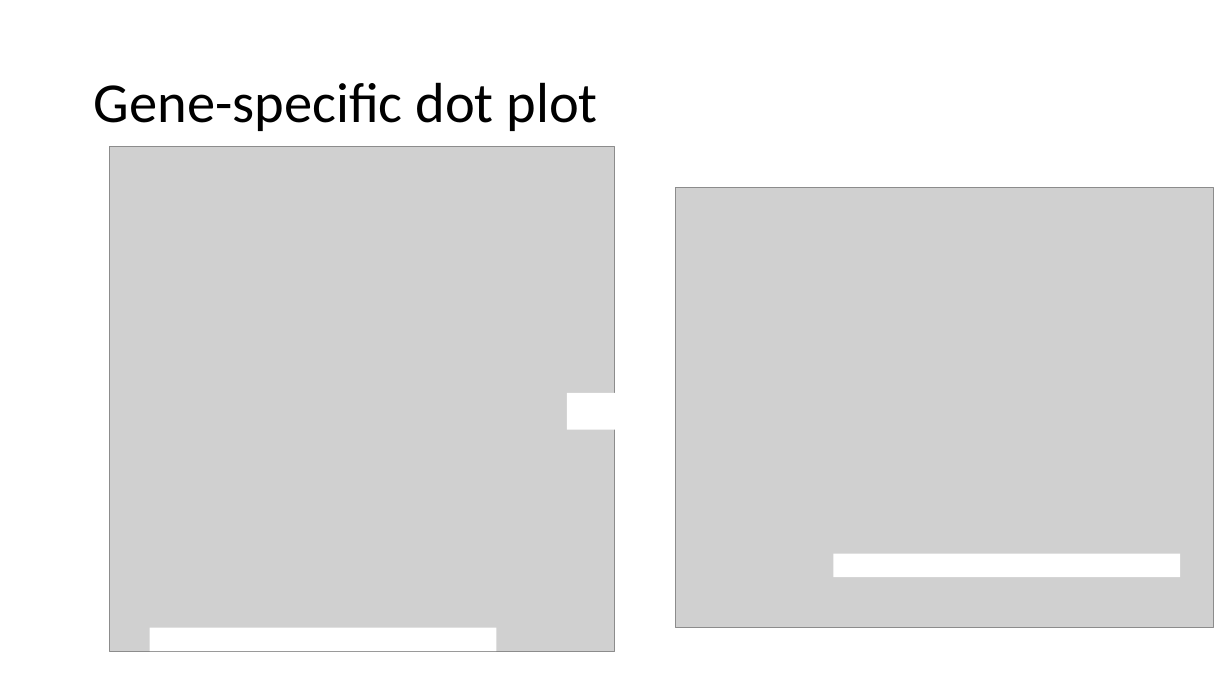
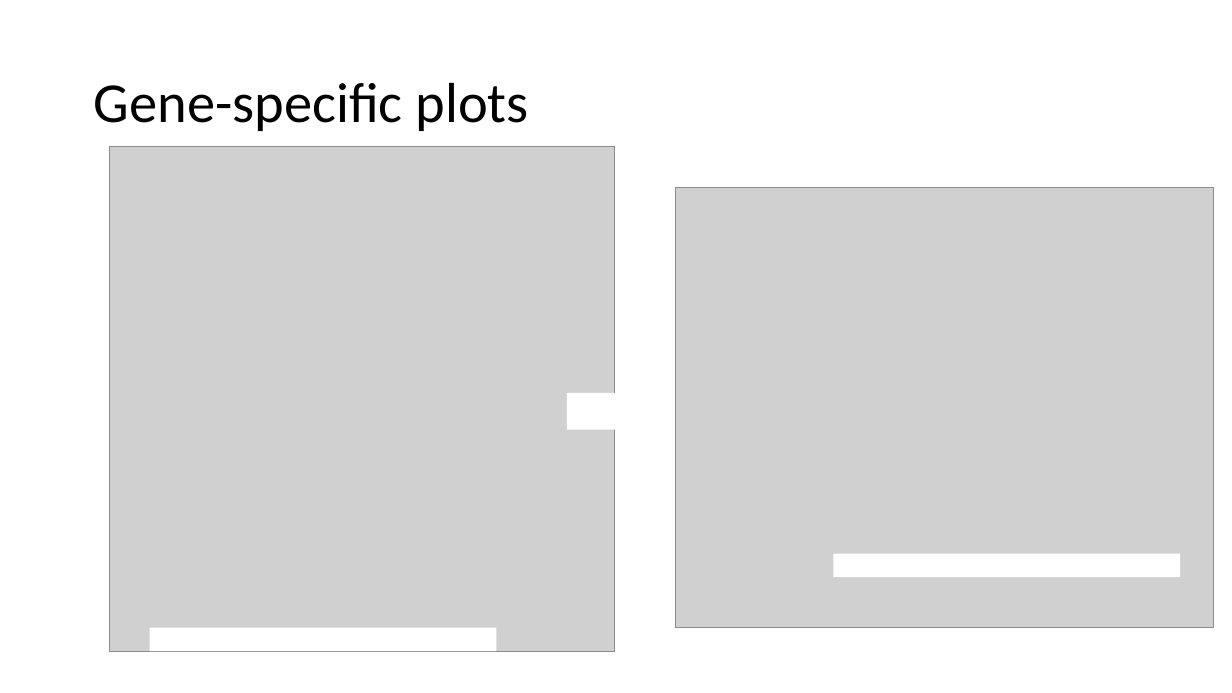
Before and after one commit to EmoryIntegratedComputationalCore/Methods, a slide deck: slide 6 of DataVisualizationMenu.pptx. Drawn at 1232x693 pixels with LibreOffice and Linux fonts; fonts in the diff are those of the drawing; grey boxes stand for pictures. Boxes give left, top, right and bottom in pixels: in the first picture for what was removed or moved away, otherwise in the second. Text is boxed around its words. In the diff, an @@ line names an element or a change of style, - is before the commit and + after.

```diff
--- a/DataVisualizationMenu.pptx
+++ b/DataVisualizationMenu.pptx
@@ title at (x1=94, y1=82, x2=529, y2=131): text changed @@
-Gene-specific dot plot
+Gene-specific plots
```
Also in this commit, not shown: 1 other slide changed.
